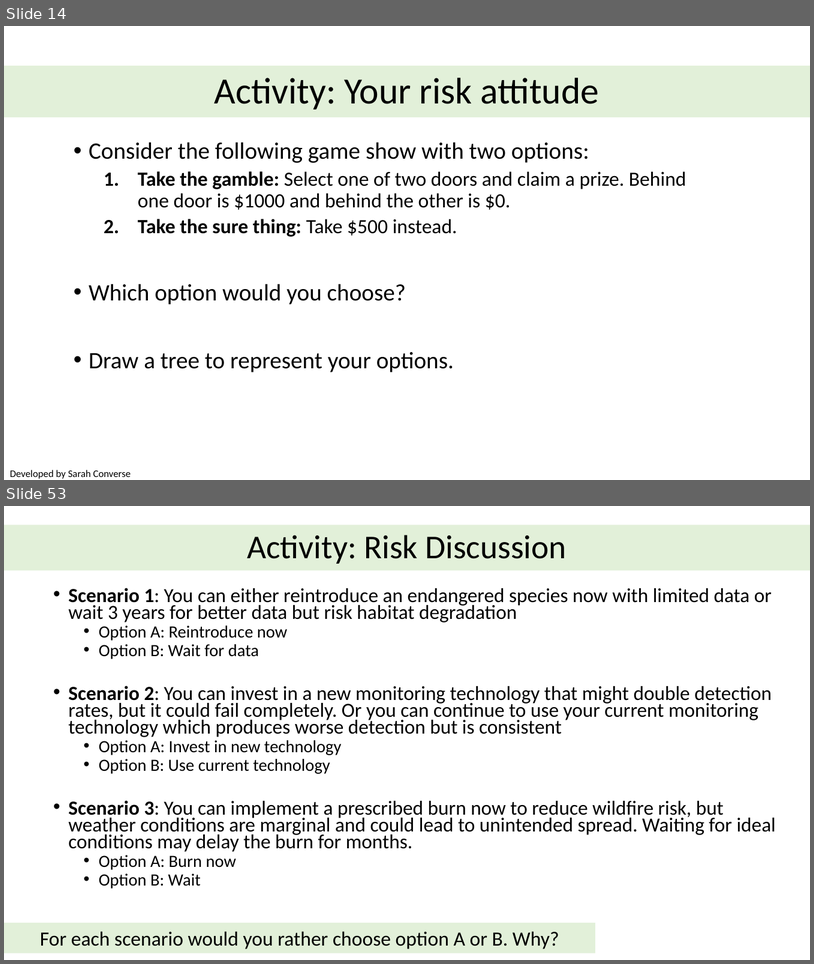
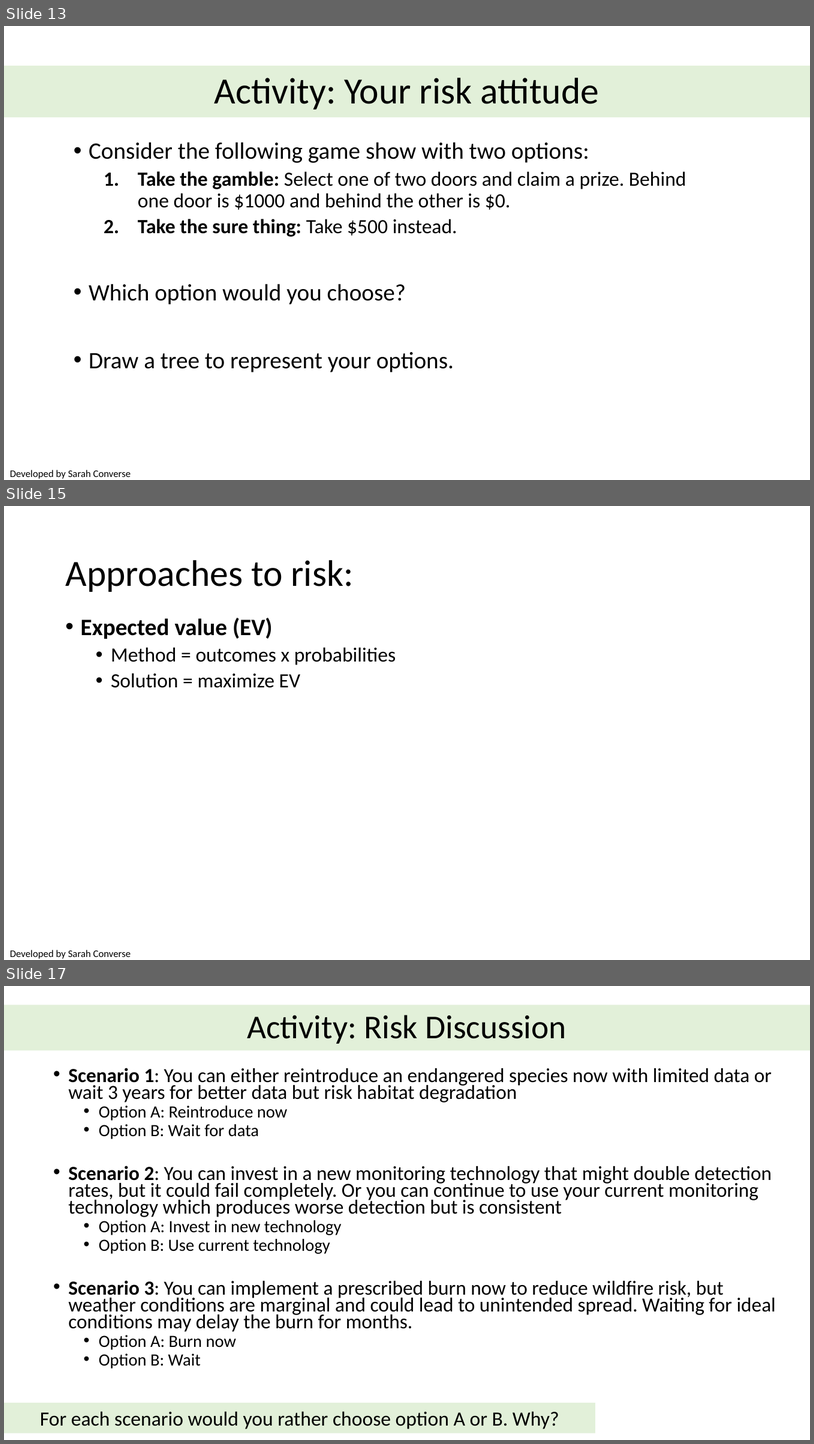
Before and after one commit to briellekthompson/NATR_8001_DecisionAnalysis_Fall25_Mizzou, a slide deck: material/Week7-UncertaintyPart2-Risk/Week7_SDM_Mizzou.pptx. Shown one above the other, each under a label of ours: slides 14 and 53 before the commit, slides 13, 15 and 17 after it; the slides between them are not shown. The pictures are 814x964 and 814x1444 pixels, drawn with LibreOffice and Linux fonts; fonts in the diff are those of the drawing; background and template pictures are left out. Boxes give left, top, right and bottom in pixels: in the first picture for what was removed or moved away, otherwise in the second. Text is boxed around its words. In the diff, an @@ line names an element or a change of style, - is before the commit and + after.

```diff
--- a/material/Week7-UncertaintyPart2-Risk/Week7_SDM_Mizzou.pptx
+++ b/material/Week7-UncertaintyPart2-Risk/Week7_SDM_Mizzou.pptx
@@ slide 15 added at (x1=4, y1=506, x2=810, y2=960), background #FFFFFF @@
@@ title added at (x1=65, y1=560, x2=354, y2=592), 44 pt, text #000000 @@
+Approaches to risk:
@@ text added at (x1=81, y1=618, x2=396, y2=688), 24 pt, text #000000 @@
+• Expected value (EV)
+  • Method = outcomes x probabilities
+  • Solution = maximize EV
@@ text added at (x1=10, y1=949, x2=131, y2=958), 12 pt, text #000000 @@
+Developed by Sarah Converse
@@ what was slide 14 is now slide 13 @@
@@ what was slide 53 is now slide 17 @@
```
Also in this commit, not shown: 14 slides changed, 8 other slides added, 1 slide removed, 1 other file.
